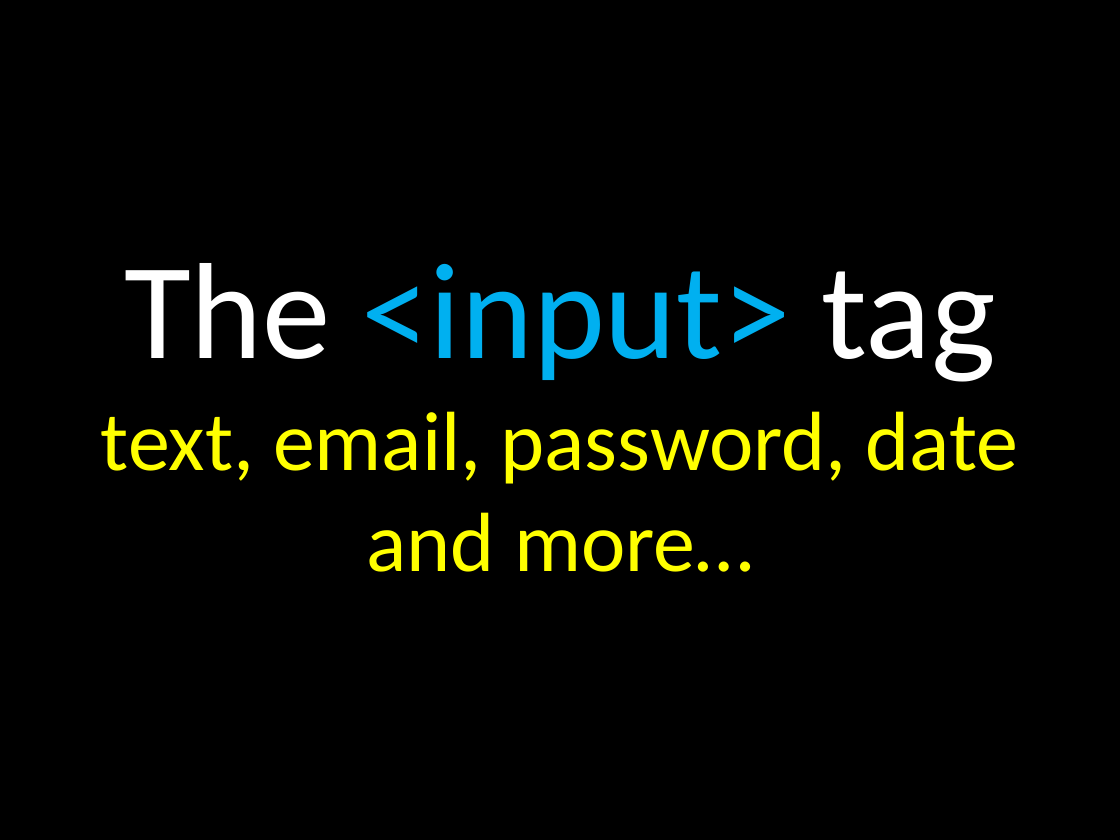
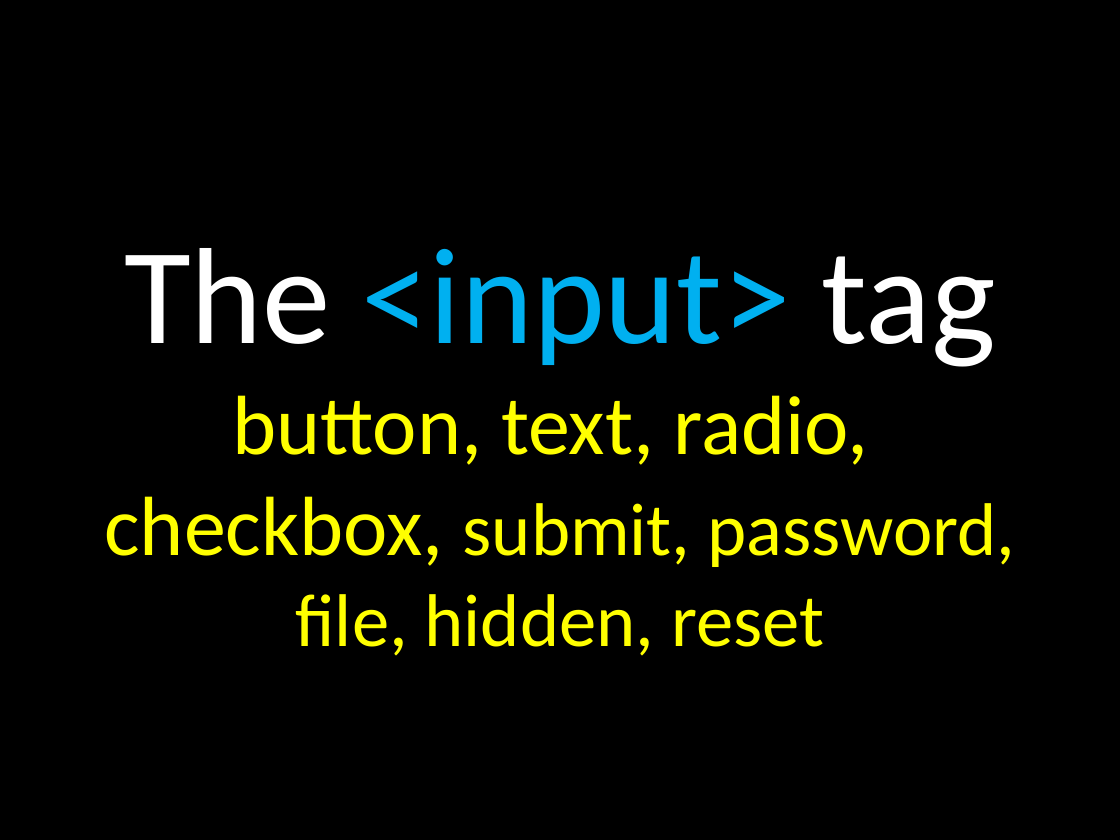
Before and after one commit to elloraCpe/courses, a slide deck: slide 41 of 01. Week 1/00. Presentation/Week 1.pptx. Drawn at 1120x840 pixels with LibreOffice and Linux fonts; fonts in the diff are those of the drawing. Boxes give left, top, right and bottom in pixels: in the first picture for what was removed or moved away, otherwise in the second. Text is boxed around its words. In the diff, an @@ line names an element or a change of style, - is before the commit and + after.

```diff
--- a/01. Week 1/00. Presentation/Week 1.pptx
+++ b/01. Week 1/00. Presentation/Week 1.pptx
@@ text "The <input> tag" moved from (x1=101, y1=263, x2=1019, y2=572) to (x1=104, y1=248, x2=1015, y2=656) @@
@@ text at (x1=104, y1=395, x2=1015, y2=656): text changed; size 54 to 48 pt @@
-text, email, password, date
-and more…
+button, text, radio,
+checkbox, submit, password, file, hidden, reset
```
Also in this commit, not shown: 3 slides added, 1 other file.
